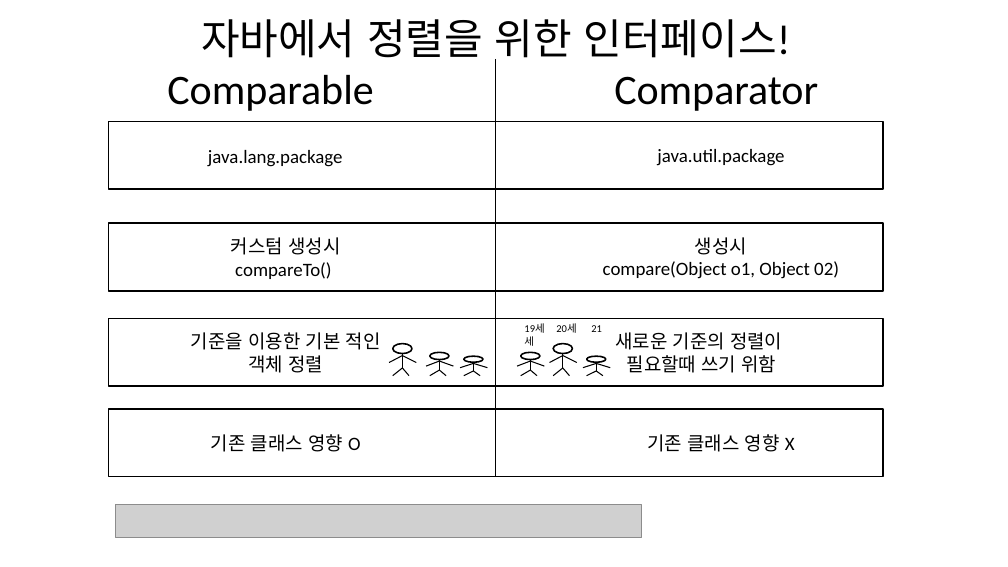
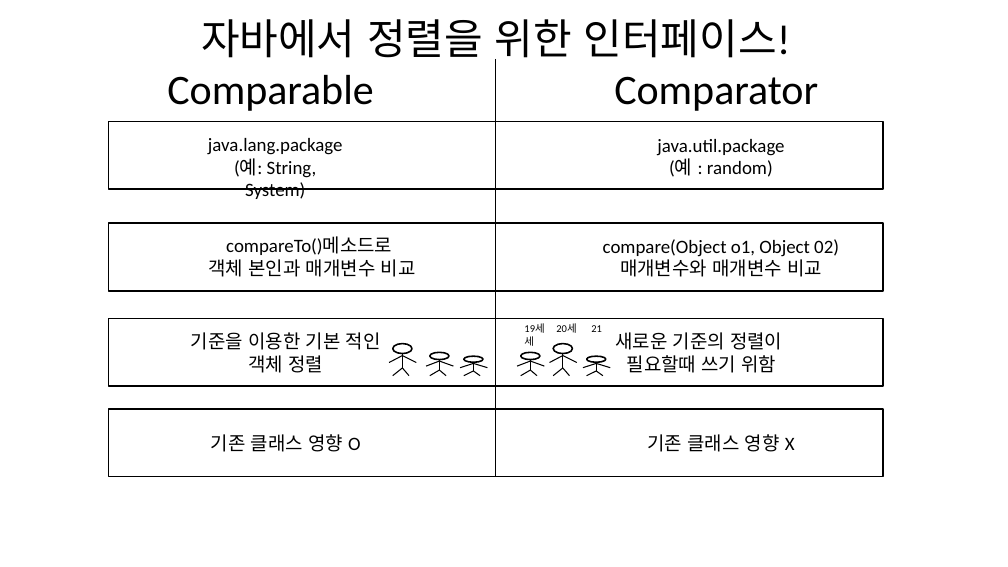
Before and after one commit to alstjr7437/Data_Structure_Study, a slide deck: slide 3 of 발표/발표.pptx. Drawn at 1008x567 pixels with LibreOffice and Linux fonts; fonts in the diff are those of the drawing; grey boxes stand for pictures. Boxes give left, top, right and bottom in pixels: in the first picture for what was removed or moved away, otherwise in the second. Text is boxed around its words. In the diff, an @@ line names an element or a change of style, - is before the commit and + after.

```diff
--- a/발표/발표.pptx
+++ b/발표/발표.pptx
@@ text "java.lang.package": place and size @@
-text "java.lang.package" at (208, 150, 343, 167)
+text "java.lang.package" at (208, 138, 343, 199)
@@ text "java.util.package": place and size @@
-text "java.util.package" at (657, 149, 784, 166)
+text "java.util.package" at (657, 139, 784, 177)
@@ text at (234, 158, 317, 199): paragraph added @@
+(예: String, System)
@@ text at (669, 159, 773, 177): paragraph added @@
+(예 : random)
@@ text at (208, 237, 416, 277): text changed @@
-커스텀 생성시
-compareTo()
+compareTo()메소드로
+객체 본인과 매개변수 비교
@@ text at (695, 237, 747, 255): paragraph removed @@
-생성시
@@ text at (620, 256, 822, 277): paragraph added @@
+매개변수와 매개변수 비교
@@ picture removed at (116, 505, 642, 538) @@
```
Also in this commit, not shown: 1 other file.
